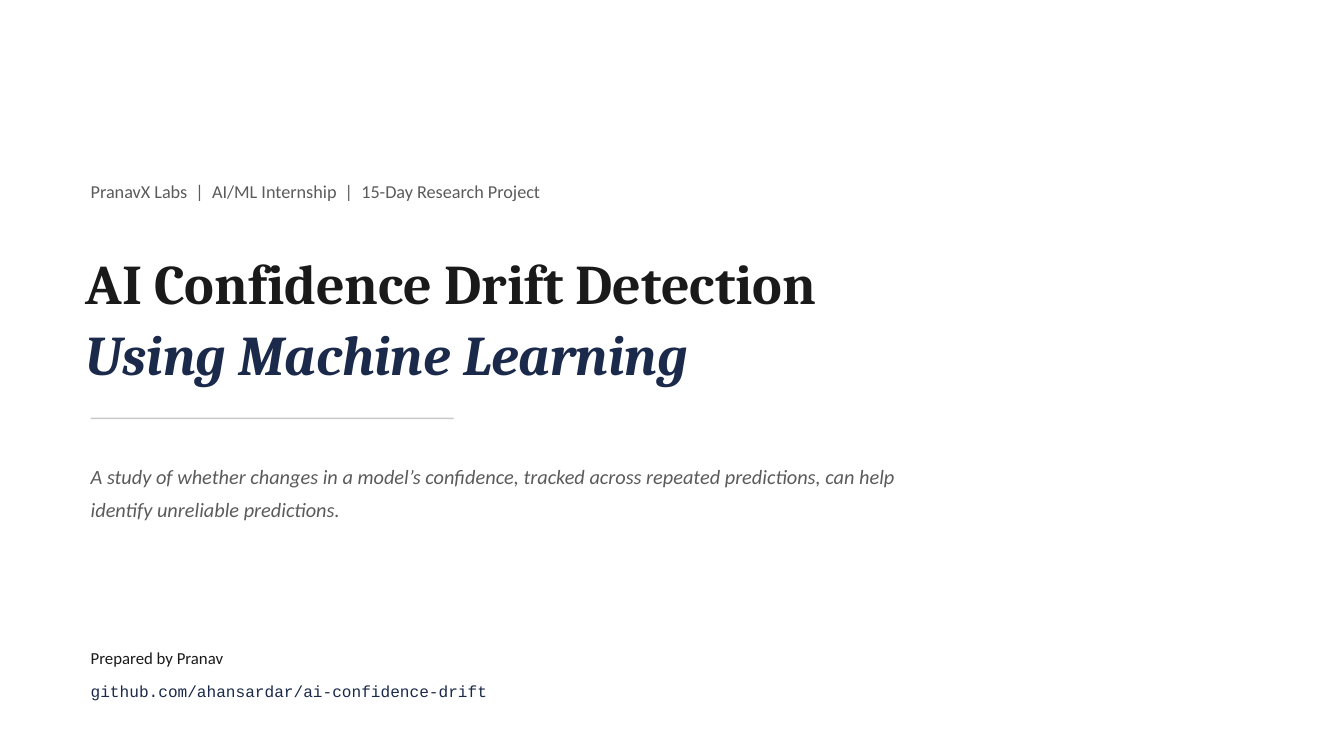
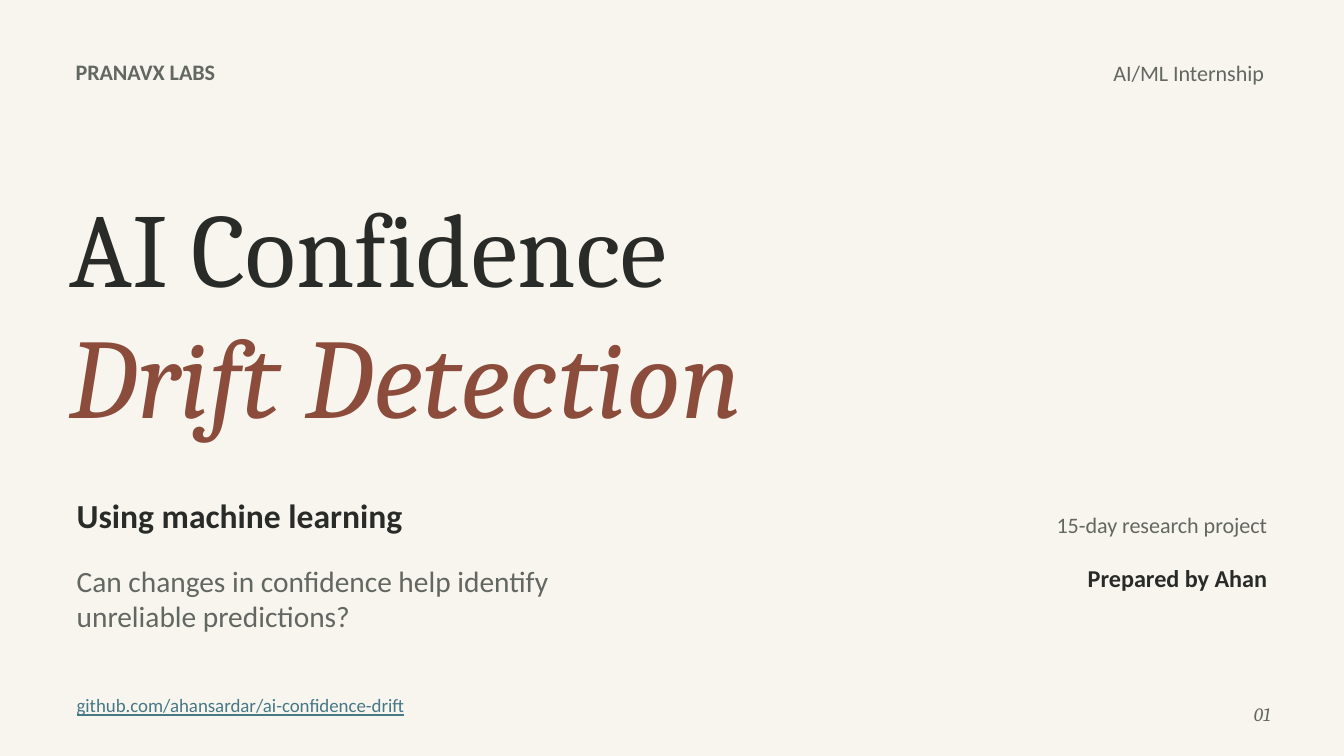
Before and after one commit to ahansardar/ai-confidence-drift, a slide deck: slide 1 of reports/presentation/AI_Confidence_Drift_Presentation.pptx. Drawn at 1344x756 pixels with LibreOffice and Linux fonts; fonts in the diff are those of the drawing. Boxes give left, top, right and bottom in pixels: in the first picture for what was removed or moved away, otherwise in the second. Text is boxed around its words. In the diff, an @@ line names an element or a change of style, - is before the commit and + after.

Commit message:
font change

```diff
--- a/reports/presentation/AI_Confidence_Drift_Presentation.pptx
+++ b/reports/presentation/AI_Confidence_Drift_Presentation.pptx
@@ background #FFFFFF to #F8F5EF @@
@@ text at (76,65,215,80): text changed; size 13 to 15.8 pt; text colour #5B5B5B to #636761; bold on @@
-PranavX Labs | AI/ML Internship | 15-Day Research Project
+PRANAVX LABS
@@ text added at (1113,65,1264,85), 15.8 pt, text #636761 @@
+AI/ML Internship
@@ text at (69,212,666,288): text changed; size 40 to 75 pt; text colour #1A1A1A to #292B28; bold off @@
-AI Confidence Drift Detection
+AI Confidence
@@ text added at (69,339,741,443), 81 pt, text #8B4C3B, italic @@
+Drift Detection
@@ line removed from (91, 418) to (454, 418) @@
@@ text at (77,504,402,534): text changed; size 40 to 24 pt; font Cambria to Calibri; text colour #1B2A4A to #292B28; italic off @@
-Using Machine Learning
+Using machine learning
@@ text added at (1057,517,1267,537), 15.8 pt, text #636761 @@
+15-day research project
@@ vertical alignment middle to top in 5 elements at (77,504,402,534), (69,212,666,288), (76,65,215,80), (1088,570,1268,591), (77,571,548,632) @@
@@ text at (77,571,548,632): text changed; size 14.5 to 21 pt; text colour #5B5B5B to #636761; italic off @@
-A study of whether changes in a model’s confidence, tracked across repeated predictions, can help identify unreliable predictions.
+Can changes in confidence help identify
+unreliable predictions?
@@ text at (1088,570,1268,591): text changed; size 12 to 17.2 pt; text colour #1A1A1A to #292B28; bold on @@
-Prepared by Pranav
+Prepared by Ahan
@@ text "github.com/ahansardar/ai-confidence-drift": place and size @@
-text "github.com/ahansardar/ai-confidence-drift" at (91,685,487,701)
+text "github.com/ahansardar/ai-confidence-drift" at (77,699,404,716)
@@ text "github.com/ahansardar/ai-confidence-drift" at (77,699,404,716): size 11.5 to 13.5 pt, font Courier New to Calibri, text colour #1B2A4A to #467886, underline on; vertical alignment middle to top @@
@@ text added at (1254,708,1271,721), 13.5 pt, text #636761, italic @@
+01
```
Also in this commit, not shown: 10 other slides changed, 3 slides added, 3 slides removed.
